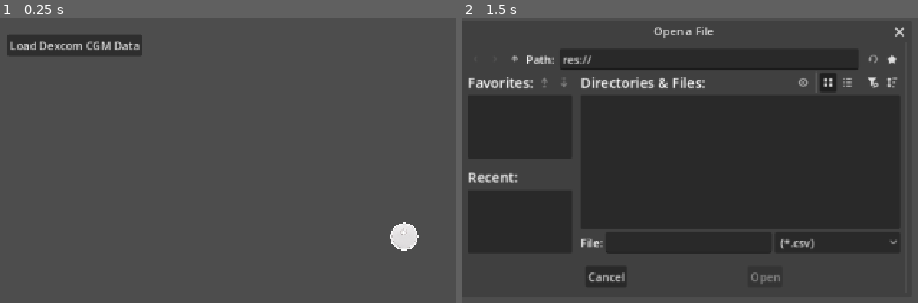
Above: before the commit, frames 1-2 (left to right).
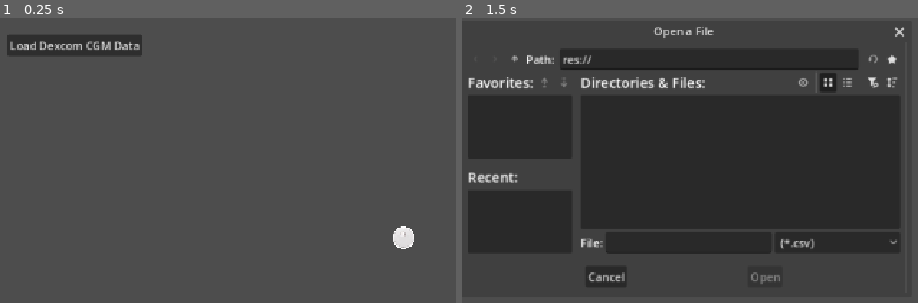
Above: after the commit, the same moments.

Repository: Brandoneius/BloodSugarRider
Game: Godot game, scene res://main.tscn
Same seed, same stepped clock (60 frames per second), same inputs: the game is played once before the commit and once after it.
Inputs:
- Up to frame 1 (0.25 s): no input
- Up to frame 2 (1.5 s): tap Enter at 0.5 s; hold D (boost_right, bound only after the commit) 0.53-1.25 s; click "Load Dexcom CGM Data" at 1.25 s

The runs differ from the first frame. In frame 1, 0.2% of the frame differs, in the area x 85-92%, y 71-82%; in frame 2, nothing differs.

Commit message:
Boost Logging
Boost is added, updated the physics interpretation to fix a ghost cgm at high speeds and still trying to fix some issues with jagged camera movements etc.

Diff:
--- a/camera_2d.gd
+++ b/camera_2d.gd
@@ -2,5 +2,6 @@
 
 @export var target: Node2D
 
-func _process(_delta: float) -> void:
-	global_position = target.global_position
+func _physics_process(_delta: float) -> void:
+	if target:
+		global_position = global_position.lerp(target.global_position, 0.1)
--- a/main.gd
+++ b/main.gd
@@ -4,11 +4,15 @@
 @onready var rider := $Rider
 @onready var load_button := $CanvasLayer/Button
 @onready var file_dialog := $CanvasLayer/FileDialog
+@onready var boost_label := $CanvasLayer/BoostLabel
 
 func _ready() -> void:
 	load_button.pressed.connect(_on_load_button_pressed)
 	file_dialog.file_selected.connect(_on_file_selected)
 	rider.freeze = true          # <-- NEW: don't let it fall yet
+	rider.boost_charges_changed.connect(_on_boost_charges_changed)
+	boost_label.text = "Gummies: %d" % rider.boost_charges
+	boost_label.visible = false
 
 func _on_load_button_pressed() -> void:
 	file_dialog.popup()
@@ -22,3 +26,9 @@
 	rider.global_position = track.points[2] + Vector2(0, -60)
 	rider.linear_velocity = Vector2.ZERO
 	rider.freeze = false         # <-- NEW: now let it go
+	load_button.visible = false
+	boost_label.visible = true
+
+
+func _on_boost_charges_changed(charges: int) -> void:
+	boost_label.text = "Gummies: %d" % charges
--- a/main.tscn
+++ b/main.tscn
@@ -22,10 +22,23 @@
 
 [node name="Camera2D" type="Camera2D" parent="Rider" unique_id=2101772061]
 position = Vector2(91, -366)
+zoom = Vector2(0.8, 0.8)
 position_smoothing_enabled = true
+position_smoothing_speed = 3.0
 rotation_smoothing_enabled = true
+rotation_smoothing_speed = 1.0
 
 [node name="CanvasLayer" type="CanvasLayer" parent="." unique_id=1312810042]
+
+[node name="BoostLabel" type="Label" parent="CanvasLayer" unique_id=178934760]
+offset_left = 2.0
+offset_top = -5.0
+offset_right = 234.0
+offset_bottom = 52.0
+theme_override_colors/font_color = Color(0, 0, 0, 1)
+theme_override_colors/font_shadow_color = Color(0, 0, 0, 0)
+theme_override_font_sizes/font_size = 40
+text = "Gummies :"
 
 [node name="Button" type="Button" parent="CanvasLayer" unique_id=745601366]
 offset_left = 10.0
--- a/project.godot
+++ b/project.godot
@@ -24,9 +24,34 @@
 window/stretch/mode="canvas_items"
 window/stretch/aspect="expand"
 
+[input]
+
+boost_up={
+"deadzone": 0.2,
+"events": [Object(InputEventKey,"resource_local_to_scene":false,"resource_name":"","device":16,"window_id":0,"alt_pressed":false,"shift_pressed":false,"ctrl_pressed":false,"meta_pressed":false,"pressed":false,"keycode":0,"physical_keycode":4194320,"key_label":0,"unicode":0,"location":0,"echo":false,"script":null)
+, Object(InputEventKey,"resource_local_to_scene":false,"resource_name":"","device":16,"window_id":0,"alt_pressed":false,"shift_pressed":false,"ctrl_pressed":false,"meta_pressed":false,"pressed":false,"keycode":0,"physical_keycode":87,"key_label":0,"unicode":0,"location":0,"echo":false,"script":null)
+]
+}
+boost_right={
+"deadzone": 0.2,
+"events": [Object(InputEventKey,"resource_local_to_scene":false,"resource_name":"","device":16,"window_id":0,"alt_pressed":false,"shift_pressed":false,"ctrl_pressed":false,"meta_pressed":false,"pressed":false,"keycode":0,"physical_keycode":68,"key_label":0,"unicode":0,"location":0,"echo":false,"script":null)
+]
+}
+boost_down={
+"deadzone": 0.2,
+"events": [Object(InputEventKey,"resource_local_to_scene":false,"resource_name":"","device":16,"window_id":0,"alt_pressed":false,"shift_pressed":false,"ctrl_pressed":false,"meta_pressed":false,"pressed":false,"keycode":0,"physical_keycode":83,"key_label":0,"unicode":0,"location":0,"echo":false,"script":null)
+]
+}
+boost_left={
+"deadzone": 0.2,
+"events": [Object(InputEventKey,"resource_local_to_scene":false,"resource_name":"","device":16,"window_id":0,"alt_pressed":false,"shift_pressed":false,"ctrl_pressed":false,"meta_pressed":false,"pressed":false,"keycode":0,"physical_keycode":65,"key_label":0,"unicode":0,"location":0,"echo":false,"script":null)
+]
+}
+
 [physics]
 
 3d/physics_engine="Jolt Physics"
+common/physics_interpolation=true
 
 [rendering]
 
--- a/rider.gd
+++ b/rider.gd
@@ -1,24 +1,40 @@
 extends RigidBody2D
 class_name Rider
 
-#Signals to emit events called by other nodes
 signal fell_off
-signal boosted(amount:float)
+signal boosted(amount: float)
+signal boost_charges_changed(charges: int)
 
 var death_y: float = 2000.0
 var max_distance_x: float = 0.0
+var boost_charges: int = 50
+var boost_force: float = 500.0
 
-# _ready function is called when the node is first instanced
-func _ready()-> void:
-	gravity_scale = 1.1
+func _ready() -> void:
+	gravity_scale = 0.8
 
-func _physics_process(delta: float) -> void:
+func _physics_process(_delta: float) -> void:
 	max_distance_x = max(max_distance_x, global_position.x)
-	#print(global_position.x)
-
 	if global_position.y > death_y:
 		fell_off.emit()
 
 func apply_boost(direction: Vector2, force: float) -> void:
 	linear_velocity += direction.normalized() * force
 	boosted.emit(force)
+
+func try_player_boost(direction: Vector2) -> void:
+	if boost_charges <= 0:
+		return
+	boost_charges -= 1
+	boost_charges_changed.emit(boost_charges)
+	apply_boost(direction, boost_force)
+
+func _unhandled_input(event: InputEvent) -> void:
+	if event.is_action_pressed("boost_up"):
+		try_player_boost(Vector2.UP)
+	elif event.is_action_pressed("boost_down"):
+		try_player_boost(Vector2.DOWN)
+	elif event.is_action_pressed("boost_left"):
+		try_player_boost(Vector2.LEFT)
+	elif event.is_action_pressed("boost_right"):
+		try_player_boost(Vector2.RIGHT)
--- a/track.gd
+++ b/track.gd
@@ -7,14 +7,14 @@
 	var x := 0.0
 	for reading in readings:
 		var glucose: float = reading["value"]
-		var y := -(glucose - 120.0) * 6
+		var y := -(glucose - 120.0) * 5
 		points.append(Vector2(x, y))
 		x += 40.0
 
 	var line := Line2D.new()
 	line.points = points
 	line.width = 6.0
-	line.default_color = Color(0.85, 0.15, 0.25)
+	line.default_color = Color(0,0,0)
 	add_child(line)
 
 	var collider := $StaticBody2D/CollisionPolygon2D
